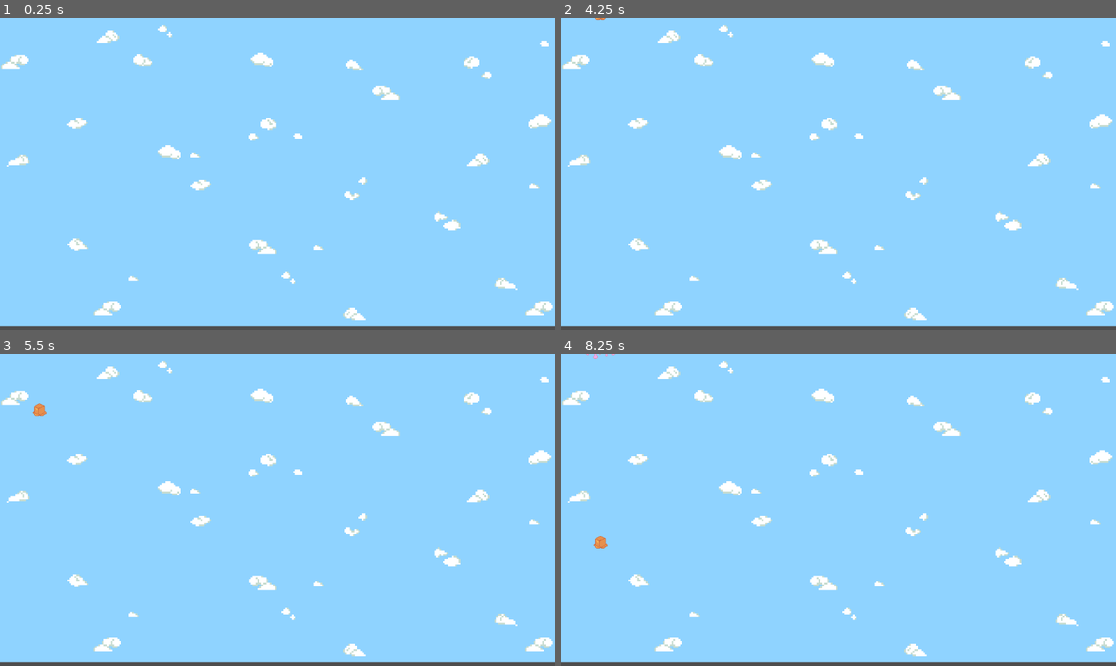
Above: before the commit, frames 1-4 (two rows, left to right).
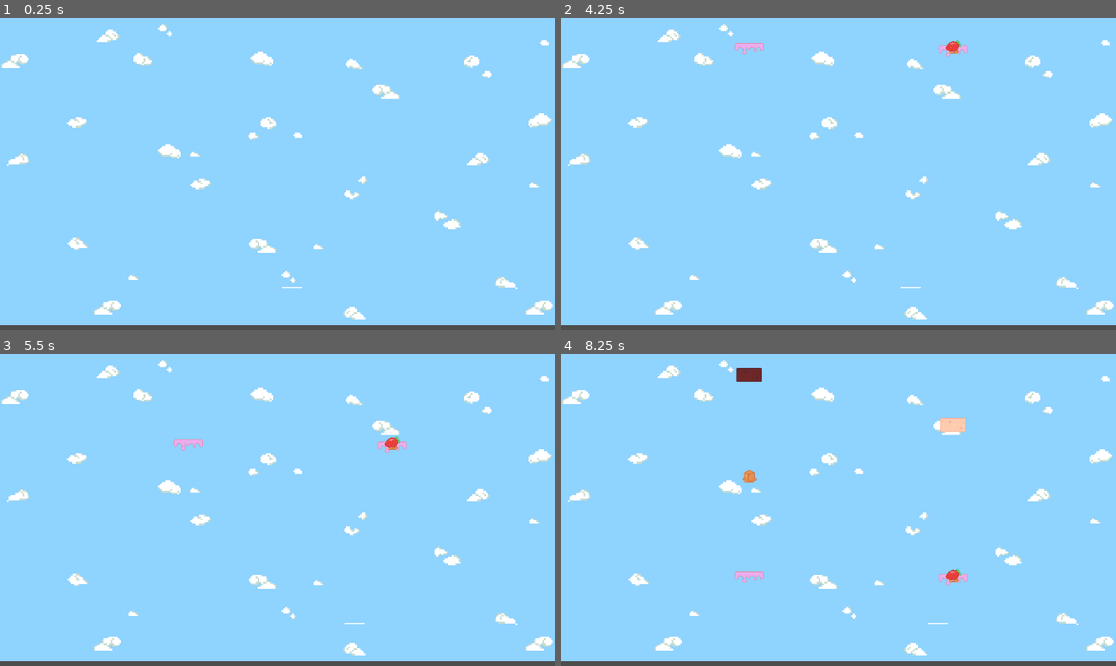
Above: after the commit, the same moments.

Repository: soapie18/stack-shack
Game: Godot game, scene res://Scenes/Levels/sky_scene.tscn
The game is run twice, just before and just after one commit, with the same random seed, the same clock (stepped at 60 frames per second) and the same inputs.
Inputs:
- Up to frame 1 (0.25 s): no input
- Up to frame 2 (4.25 s): tap Enter at 0.5, 2, 3.5 s; hold Right (move_right, bound only after the commit) 0.53-1.28 s; tap Space at 1.25, 2.75 s; hold Left (move_left, bound only after the commit) 1.28-2.03 s; hold Right (move_right, bound only after the commit) 2.03-3.53 s; hold Left (move_left, bound only after the commit) from 3.53 s (still down)
- Up to frame 3 (5.5 s): keep holding Left (move_left, bound only after the commit)
- Up to frame 4 (8.25 s): release Left (move_left, bound only after the commit) at 5.78 s; hold Right (move_right, bound only after the commit) 5.78-8.03 s; hold Left (move_left, bound only after the commit) from 8.03 s (still down)

The runs differ from the first frame. In frame 1, 1.6% of the frame differs, in the area x 0-100%, y 2-99%; in frame 2, 1.9%; in frame 3, 2.0%; in frame 4, 2.4%, in the area x 0-100%, y 0-99%.

Commit message:
Trying to get plate to recognise collisions

Diff:
--- a/Scenes/Levels/sky_scene.tscn
+++ b/Scenes/Levels/sky_scene.tscn
@@ -1,7 +1,8 @@
-[gd_scene load_steps=3 format=4 uid="uid://8bwjfxkhi5is"]
+[gd_scene load_steps=4 format=4 uid="uid://8bwjfxkhi5is"]
 
 [ext_resource type="TileSet" uid="uid://c1xhielu13go7" path="res://Sprites/sky_tiles.tres" id="1_gr6mg"]
 [ext_resource type="PackedScene" uid="uid://ca4fljjlfb3tc" path="res://Scenes/component_spawner.tscn" id="1_u2cny"]
+[ext_resource type="PackedScene" uid="uid://cq0sji2k5blic" path="res://Scenes/player_stack.tscn" id="3_cvm4u"]
 
 [node name="SkyScene" type="Node2D"]
 
@@ -10,4 +11,13 @@
 tile_set = ExtResource("1_gr6mg")
 
 [node name="ComponentSpawner" parent="." instance=ExtResource("1_u2cny")]
-position = Vector2(82, -26)
+position = Vector2(814, 46)
+
+[node name="Camera2D" type="Camera2D" parent="."]
+position = Vector2(576, 326)
+
+[node name="PlayerStack" parent="." instance=ExtResource("3_cvm4u")]
+position = Vector2(606, 562)
+
+[node name="ComponentSpawner2" parent="." instance=ExtResource("1_u2cny")]
+position = Vector2(391, 40)
--- a/Scenes/customer_order.tscn
+++ b/Scenes/customer_order.tscn
@@ -1,3 +1,6 @@
-[gd_scene format=3 uid="uid://qg0yaccpw5c7"]
+[gd_scene load_steps=2 format=3 uid="uid://qg0yaccpw5c7"]
+
+[ext_resource type="Script" uid="uid://raqoufy8fw3a" path="res://Scripts/customer_order.gd" id="1_brwlj"]
 
 [node name="CustomerStack" type="Node2D"]
+script = ExtResource("1_brwlj")
--- a/Scenes/player_stack.tscn
+++ b/Scenes/player_stack.tscn
@@ -3,7 +3,7 @@
 [ext_resource type="Script" uid="uid://bh8kpl2os42xv" path="res://Scripts/player_stack.gd" id="1_sb68n"]
 
 [sub_resource type="RectangleShape2D" id="RectangleShape2D_74jyd"]
-size = Vector2(42, 4)
+size = Vector2(42, 10)
 
 [node name="PlayerStack" type="CharacterBody2D"]
 script = ExtResource("1_sb68n")
@@ -11,9 +11,10 @@
 [node name="Sprite2D" type="Sprite2D" parent="."]
 
 [node name="StackPoint" type="Node2D" parent="."]
+position = Vector2(0, -1)
 
 [node name="CollisionShape2D" type="CollisionShape2D" parent="."]
-position = Vector2(0, -1)
+position = Vector2(0, -4)
 shape = SubResource("RectangleShape2D_74jyd")
 
 [node name="ColorRect" type="ColorRect" parent="."]
--- /dev/null
+++ b/Scripts/component_base.gd
@@ -0,0 +1 @@
+extends CharacterBody2D
--- a/Scripts/component_spawner.gd
+++ b/Scripts/component_spawner.gd
@@ -9,14 +9,12 @@
 	await _spawning()
 
 func _spawning():
-	print("spawning")
 	var falling_instance = falling_component.instantiate()
 	falling_instance.global_position = self.global_position
+	falling_instance.is_falling = true
 	get_tree().root.add_child(falling_instance)
 
-	await get_tree().create_timer(4).timeout
-
-	print("coroutine finished")
+	await get_tree().create_timer(randi() % 6).timeout
 
 	_spawn_trigger()
 
--- /dev/null
+++ b/Scripts/customer_order.gd
@@ -0,0 +1,7 @@
+extends Node2D
+
+var components_pool: Dictionary = ComponentsTable.components_dictionary
+
+var filling_pool: Array
+var icing_pool: Array
+var topping_pool: Array
--- a/Scripts/falling_component.gd
+++ b/Scripts/falling_component.gd
@@ -2,22 +2,26 @@
 
 @onready var component_pool = ComponentsTable.components_dictionary
 
+@export var component: Node2D
+
+@export var is_falling: bool = false
+
 func _ready() -> void:
-	print("spawned")
 	var random_component = _randomise_component()
-	var component_instance = random_component.instantiate()
-	add_child(component_instance)
+	component = random_component.instantiate()
+	add_child(component)
 
 
 func _randomise_component() -> PackedScene:
 	var chosen_key = component_pool.keys().pick_random()
-	print(chosen_key)
 	var random_component = component_pool[chosen_key]
 	return random_component
 
+
 func _fall_downwards(delta) -> void:
 	position.y += 100 * delta
-	pass
+
 
 func _process(delta: float) -> void:
-	_fall_downwards(delta)
+	if is_falling:
+		_fall_downwards(delta)
--- a/Scripts/player_stack.gd
+++ b/Scripts/player_stack.gd
@@ -1,7 +1,30 @@
 extends CharacterBody2D
 
-var components_pool: Dictionary = ComponentsTable.components_dictionary
+@export var movement_speed: float = 400
+@export var movement_lerp_weight: float = 0.8
 
-var filling_pool: Array
-var icing_pool: Array
-var topping_pool: Array
+var current_stack: Array
+
+func _process(delta: float) -> void:
+
+	#Horizontal movement
+	var direction = Input.get_axis("move_left","move_right")
+
+	#NEXT - CAP MOVEMENT SO NOT OFF SCREEN
+	if direction:
+		velocity.x = move_toward(velocity.x, direction * movement_speed, movement_lerp_weight)
+	else:
+		velocity.x = move_toward(velocity.x, 0.0, movement_lerp_weight)
+
+	var collision = move_and_collide(velocity * delta)
+
+	if collision:
+		var other = collision.get_collider()
+		print(other)
+		#var instance = other.instantiate()
+		#instance.global_position = current_stack.back().stack_point.global_position
+		#other.is_falling = false
+		#add_child(instance)
+		#add_child(other)
+
+		current_stack.append(other)
--- a/project.godot
+++ b/project.godot
@@ -19,6 +19,21 @@
 
 ComponentsTable="*res://Data/components_table.gd"
 
+[input]
+
+move_left={
+"deadzone": 0.2,
+"events": [Object(InputEventKey,"resource_local_to_scene":false,"resource_name":"","device":-1,"window_id":0,"alt_pressed":false,"shift_pressed":false,"ctrl_pressed":false,"meta_pressed":false,"pressed":false,"keycode":0,"physical_keycode":4194319,"key_label":0,"unicode":0,"location":0,"echo":false,"script":null)
+, Object(InputEventKey,"resource_local_to_scene":false,"resource_name":"","device":-1,"window_id":0,"alt_pressed":false,"shift_pressed":false,"ctrl_pressed":false,"meta_pressed":false,"pressed":false,"keycode":0,"physical_keycode":65,"key_label":0,"unicode":97,"location":0,"echo":false,"script":null)
+]
+}
+move_right={
+"deadzone": 0.2,
+"events": [Object(InputEventKey,"resource_local_to_scene":false,"resource_name":"","device":-1,"window_id":0,"alt_pressed":false,"shift_pressed":false,"ctrl_pressed":false,"meta_pressed":false,"pressed":false,"keycode":0,"physical_keycode":4194321,"key_label":0,"unicode":0,"location":0,"echo":false,"script":null)
+, Object(InputEventKey,"resource_local_to_scene":false,"resource_name":"","device":-1,"window_id":0,"alt_pressed":false,"shift_pressed":false,"ctrl_pressed":false,"meta_pressed":false,"pressed":false,"keycode":0,"physical_keycode":68,"key_label":0,"unicode":100,"location":0,"echo":false,"script":null)
+]
+}
+
 [rendering]
 
 textures/canvas_textures/default_texture_filter=0
Not shown, added: Scripts/component_base.gd.uid
Not shown, added: Scripts/customer_order.gd.uid
